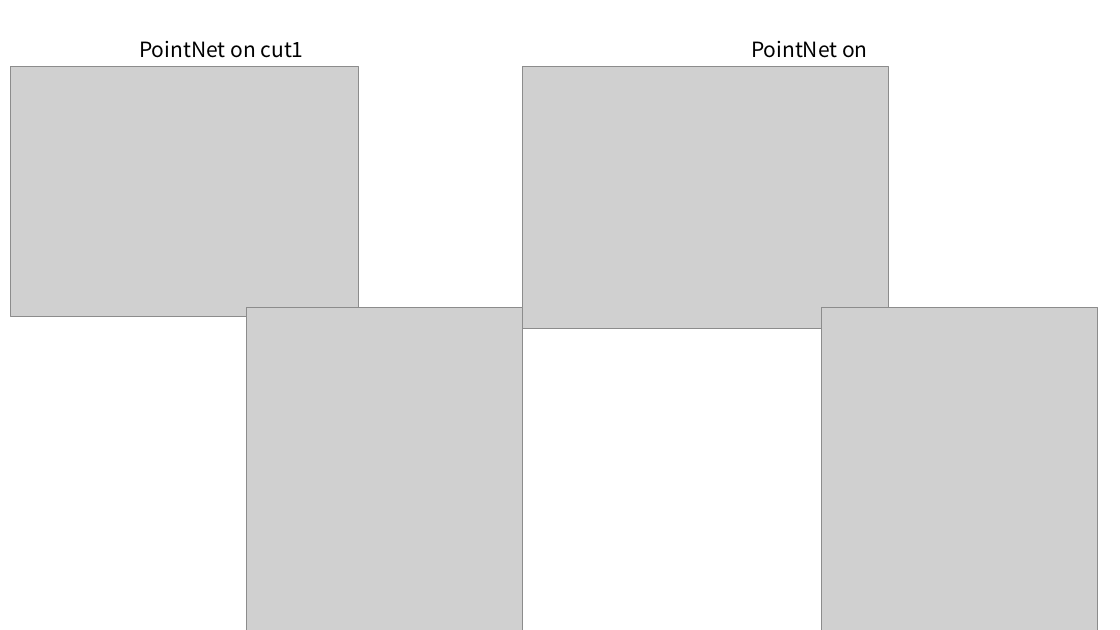
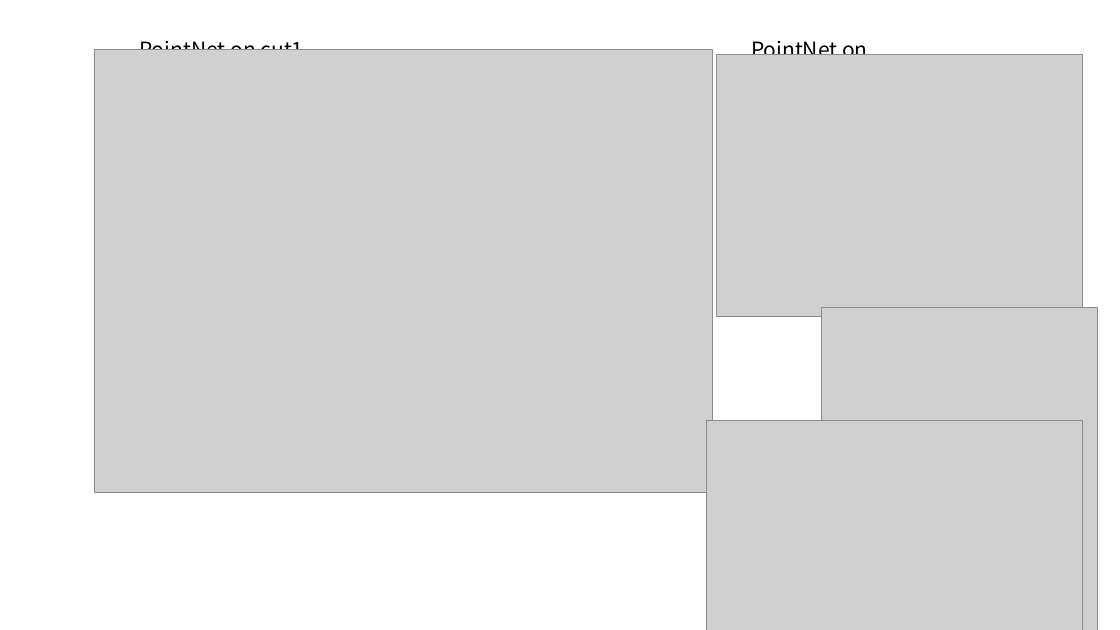
Before and after one commit to eulershadow/Wenjie_Zhang_Msc_project, a slide deck: slide 13 of Presentation.pptx. Drawn at 1120x630 pixels with LibreOffice and Linux fonts; fonts in the diff are those of the drawing; grey boxes stand for pictures. Boxes give left, top, right and bottom in pixels: in the first picture for what was removed or moved away, otherwise in the second. Text is boxed around its words. In the diff, an @@ line names an element or a change of style, - is before the commit and + after.

```diff
--- a/Presentation.pptx
+++ b/Presentation.pptx
@@ picture: place and size @@
-picture at box(10, 66, 359, 316)
+picture at box(94, 50, 713, 492)
@@ picture: place and size @@
-picture at box(523, 66, 888, 328)
+picture at box(717, 55, 1082, 316)
@@ picture: place and size @@
-picture at box(247, 308, 523, 630)
+picture at box(707, 421, 1083, 630)
```
Also in this commit, not shown: 1 other slide changed, 37 other files.
